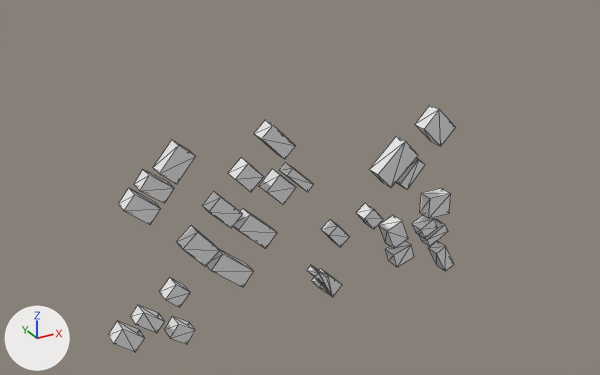
Renders of the glTF model output/glb/tile_253.glb from each side of a commit.
One viewpoint serves both versions: a 50 mm lens placed at (-207.0, -407.0, 147.0), pointed at (17.0, 0.0, -57.0). Arrows for +X, +Y and +Z are at lower left; the lights stay in place. The picture after the commit comes second. Mesh edges are drawn as thin lines.

Script lines for the objects in view, before the commit:
```python
me_mesh_0 = bpy.data.meshes.new('Mesh_0')
me_mesh_0.from_pydata(...)  # 226 vertices, 285 faces; spans x -109.0..134.0, y -10.0..0.0, z -140.0..-9.0
ob_mesh_0 = bpy.data.objects.new('Mesh_0', me_mesh_0)
ob_mesh_0.location = (0.0, 0.0, 0.0)
```
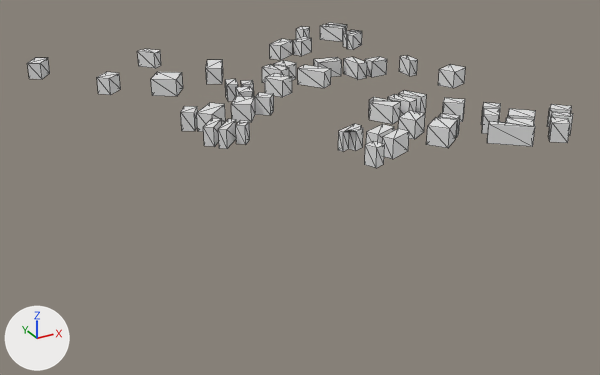
Edits to the scene script, one JSON object a line:
```json
{"block": "me_mesh_0", "where": "# used by ob_mesh_0; location = (0.0, 0.0, 0.0)"}
{"op": "remove", "block": "me_mesh_0", "code": "me_mesh_0.from_pydata(...)  # 226 vertices, 285 faces; spans x -109.0..134.0, y -10.0..0.0, z -140.0..-9.0"}
{"op": "add", "block": "me_mesh_0", "code": "me_mesh_0.from_pydata(...)  # 414 vertices, 528 faces; spans x -112.0..121.0, y -129.0..128.0, z 0.0..10.0"}
{"block": "me_mesh_0", "change": "me_mesh_0 part 1: the loose piece of 8 vertices spanning x 32.0..47.0, y -10.0..0.0, z -99.0..-83.0 is multiplied about its middle by the matrix ((-0.066, 0.0, 1.078), (-1.078, 0.0, -0.066), (0.0, -1.08, 0.0)), then moved by (5.0, -92.0, 96.0)"}
{"block": "me_mesh_0", "change": "me_mesh_0 part 2: the loose piece of 8 vertices spanning x 3.0..21.0, y -10.0..0.0, z -56.0..-38.0 is multiplied about its middle by the matrix ((0.306, 0.0, -0.745), (0.745, 0.0, 0.306), (0.0, -0.805, 0.0)), then moved by (3.0, -94.0, 52.0)"}
{"block": "me_mesh_0", "change": "me_mesh_0 part 3: the loose piece of 8 vertices spanning x -30.0..-12.0, y -10.0..0.0, z -48.0..-30.0 is multiplied about its middle by the matrix ((0.169, 0.0, -0.891), (0.891, 0.0, 0.169), (0.0, -0.907, 0.0)), then moved by (59.0, -76.0, 44.0)"}
{"block": "me_mesh_0", "change": "me_mesh_0 part 4: the loose piece of 8 vertices spanning x 58.0..73.0, y -10.0..0.0, z -92.0..-77.0 is multiplied about its middle by the matrix ((0.167, 0.0, 0.909), (-0.909, 0.0, 0.167), (0.0, -0.924, 0.0)), then moved by (12.0, -91.0, 90.0)"}
{"block": "me_mesh_0", "change": "me_mesh_0 part 5: the loose piece of 8 vertices spanning x 103.0..118.0, y -10.0..0.0, z -109.0..-96.0 is multiplied about its middle by the matrix ((0.207, 0.0, 0.918), (-0.918, 0.0, 0.207), (0.0, -0.941, 0.0)), then moved by (3.0, -102.0, 108.0)"}
{"block": "me_mesh_0", "change": "me_mesh_0 part 6: the loose piece of 8 vertices spanning x -13.0..9.0, y -10.0..0.0, z -32.0..-9.0 is multiplied about its middle by the matrix ((-0.872, 0.0, -0.166), (0.166, 0.0, -0.872), (0.0, -0.888, 0.0)), then moved by (40.0, 25.0, 26.0)"}
{"block": "me_mesh_0", "change": "me_mesh_0 part 7: the loose piece of 8 vertices spanning x 82.0..99.0, y -10.0..0.0, z -125.0..-111.0 is multiplied about its middle by the matrix ((0.818, 0.0, 0.187), (-0.187, 0.0, 0.818), (0.0, -0.839, 0.0)), then moved by (-8.0, 26.0, 123.0)"}
{"block": "me_mesh_0", "change": "me_mesh_0 part 8: the loose piece of 8 vertices spanning x 85.0..104.0, y -10.0..0.0, z -70.0..-50.0 is multiplied about its middle by the matrix ((-0.473, 0.0, -0.716), (0.716, 0.0, -0.473), (0.0, -0.858, 0.0)), then moved by (-39.0, 39.0, 65.0)"}
{"block": "me_mesh_0", "change": "me_mesh_0 part 9: the loose piece of 8 vertices spanning x -109.0..-90.0, y -10.0..0.0, z -132.0..-115.0 is multiplied about its middle by the matrix ((0.092, 0.0, 0.874), (-0.874, 0.0, 0.092), (0.0, -0.879, 0.0)), then moved by (-5.0, 125.0, 129.0)"}
{"block": "me_mesh_0", "change": "me_mesh_0 part 10: 18 loose pieces with 154 vertices, spanning x -95.0..134.0, y -10.0..0.0, z -140.0..-11.0, are deleted"}
{"block": "me_mesh_0", "change": "me_mesh_0 part 11: 198 vertices added at x -83.0..119.0, y -54.0..125.0, z 0.0..10.0"}
{"block": "me_mesh_0", "change": "me_mesh_0 part 12: 120 vertices added at x -7.0..112.0, y -129.0..-43.0, z 0.0..10.0"}
{"block": "me_mesh_0", "change": "me_mesh_0 part 13: 24 vertices added at x 66.0..121.0, y -27.0..32.0, z 0.0..10.0"}
```

Where the change shows, as pixel boxes [x1, y1, x2, y2] in the pictures (600 x 375 px; the box of a moved part takes in the faces that stretch with it):
```json
{"object": "Mesh_0", "change": "reshaped", "before": [108, 105, 455, 352], "after": [27, 23, 573, 168], "on screen": "57% wider, 41% shorter"}
{"part": 1, "of": "me_mesh_0", "change": "moved or reshaped", "before": [321, 219, 349, 247], "after": [426, 117, 457, 148]}
{"part": 2, "of": "me_mesh_0", "change": "moved or reshaped", "before": [280, 162, 314, 192], "after": [382, 129, 409, 159]}
{"part": 3, "of": "me_mesh_0", "change": "moved or reshaped", "before": [228, 158, 264, 192], "after": [398, 111, 425, 139]}
{"part": 4, "of": "me_mesh_0", "change": "moved or reshaped", "before": [356, 203, 383, 229], "after": [482, 109, 500, 134]}
{"part": 5, "of": "me_mesh_0", "change": "moved or reshaped", "before": [412, 215, 438, 238], "after": [547, 104, 572, 127]}
{"part": 6, "of": "me_mesh_0", "change": "moved or reshaped", "before": [254, 120, 296, 159], "after": [298, 65, 331, 88]}
{"part": 7, "of": "me_mesh_0", "change": "moved or reshaped", "before": [385, 241, 414, 267], "after": [365, 57, 387, 77]}
{"part": 8, "of": "me_mesh_0", "change": "moved or reshaped", "before": [396, 158, 425, 190], "after": [314, 57, 342, 77]}
{"part": 9, "of": "me_mesh_0", "change": "moved or reshaped", "before": [108, 321, 145, 352], "after": [27, 58, 50, 79]}
{"part": 10, "of": "me_mesh_0", "change": "deleted", "before": [118, 105, 455, 344]}
{"part": 11, "of": "me_mesh_0", "change": "added", "after": [97, 23, 362, 149]}
{"part": 12, "of": "me_mesh_0", "change": "added", "after": [338, 90, 573, 168]}
{"part": 13, "of": "me_mesh_0", "change": "added", "after": [343, 55, 466, 88]}
```
